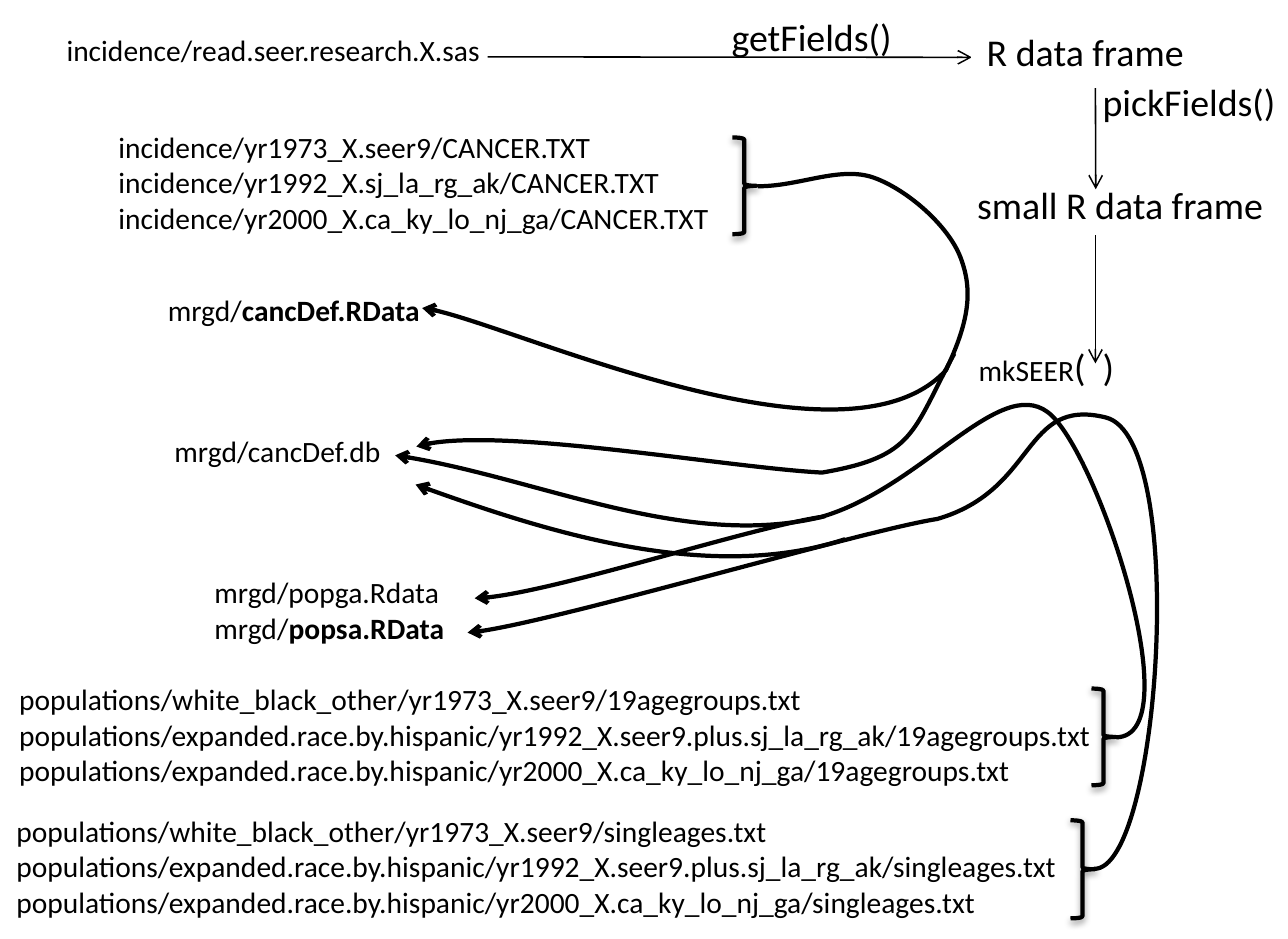
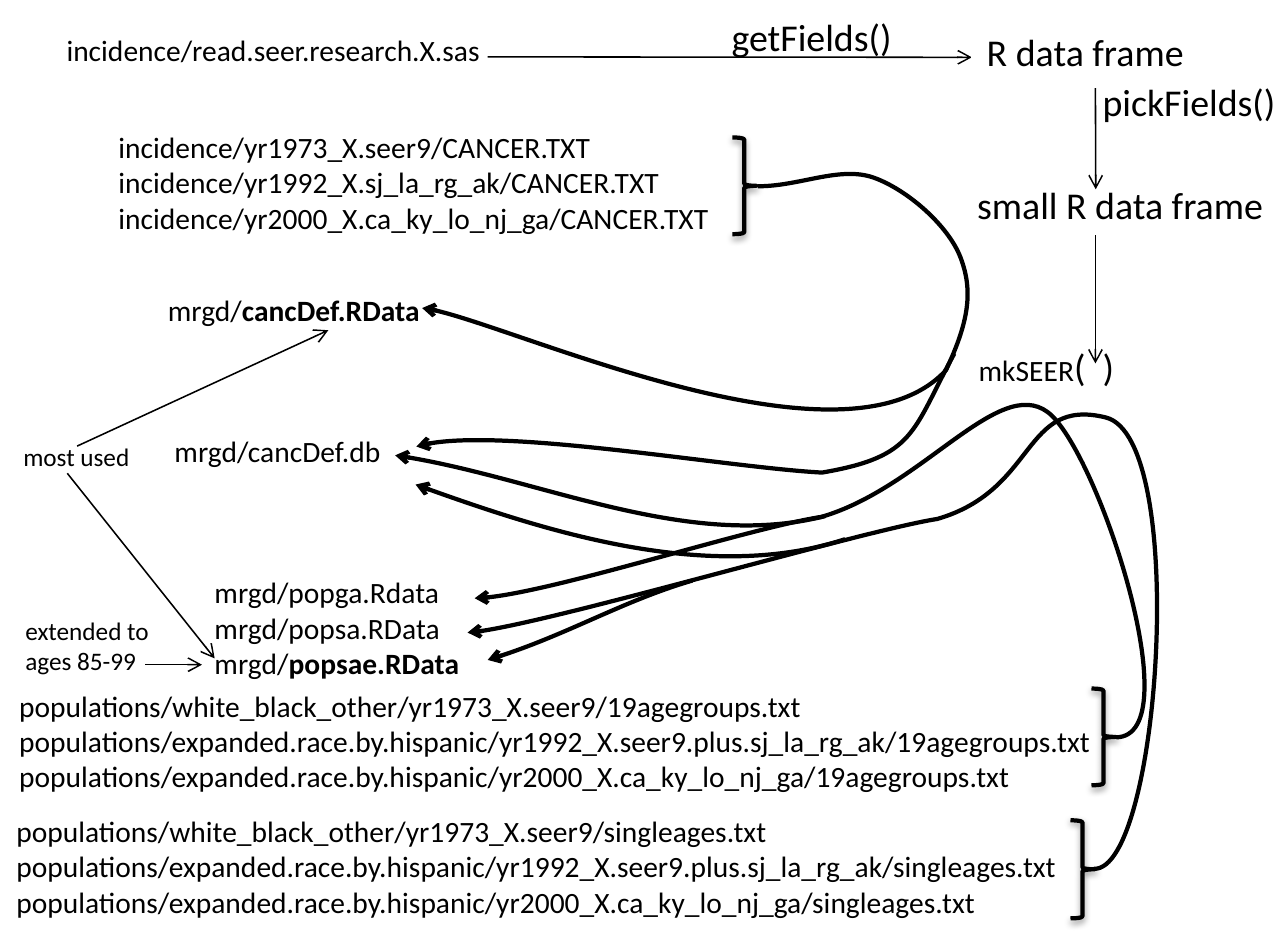
Before and after one commit to radivot/SEERaBomb, a slide deck: slide 1 of docs/mkSEERfig.pptx. Drawn at 1288x939 pixels with LibreOffice and Linux fonts; fonts in the diff are those of the drawing. Boxes give left, top, right and bottom in pixels: in the first picture for what was removed or moved away, otherwise in the second. Text is boxed around its words. In the diff, an @@ line names an element or a change of style, - is before the commit and + after.

```diff
--- a/docs/mkSEERfig.pptx
+++ b/docs/mkSEERfig.pptx
@@ rectangle "mrgd/cancDef.RData": place and size @@
-rectangle "mrgd/cancDef.RData" at box(153, 249, 464, 692)
+rectangle "mrgd/cancDef.RData" at box(153, 249, 479, 727)
@@ arrow added from (77, 447) to (329, 330), #000000 0.75 pt @@
@@ text added at box(23, 445, 129, 467), 12 pt, text #000000 @@
+most used
@@ arrow added from (67, 473) to (215, 659), #000000 0.75 pt @@
@@ freeform shape added at box(481, 580, 699, 659), outline #000000 2 pt @@
@@ text added at box(25, 622, 148, 675), 12 pt, text #000000 @@
+extended to ages 85-99
@@ text in rectangle at box(214, 618, 439, 644): bold off in "mrgd/popsa.RData" @@
@@ text in rectangle at box(214, 653, 459, 679): paragraph added @@
+mrgd/popsae.RData
@@ rectangle "populations/white_black_other/yr1973_X.seer9/19agegroups.txt": place and size @@
-rectangle "populations/white_black_other/yr1973_X.seer9/19agegroups.txt" at box(5, 674, 1121, 797)
+rectangle "populations/white_black_other/yr1973_X.seer9/19agegroups.txt" at box(5, 680, 1121, 803)
@@ arrow added from (145, 665) to (202, 665), #000000 0.75 pt @@
```
Also in this commit, not shown: 28 other files.
